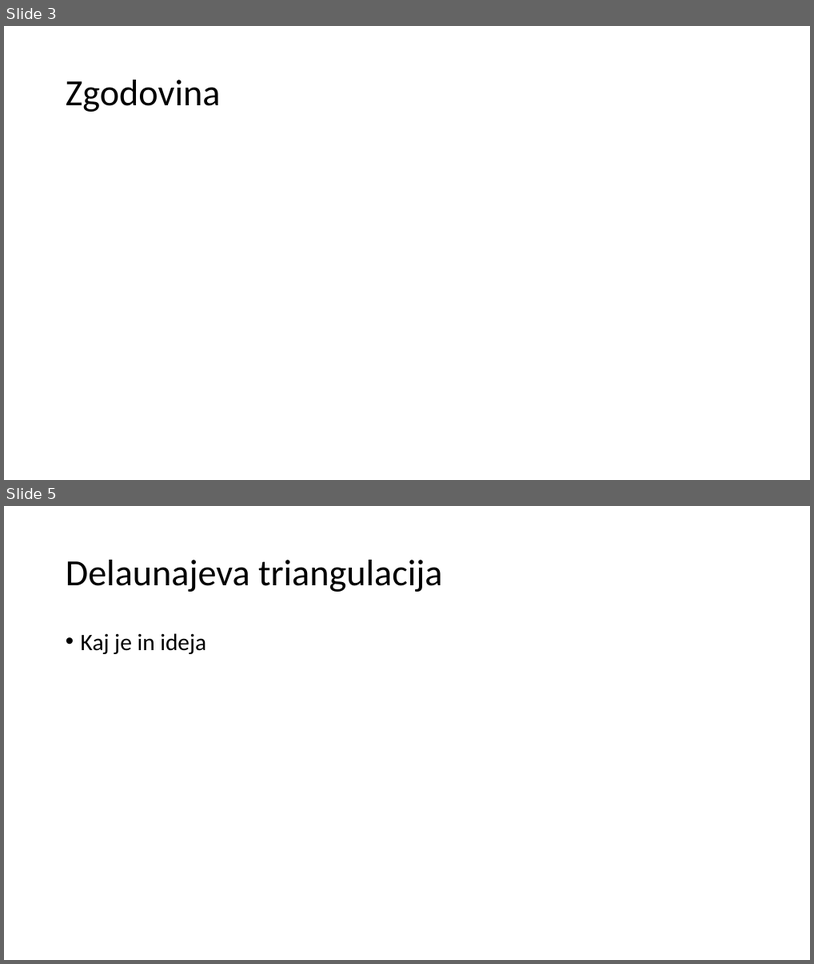
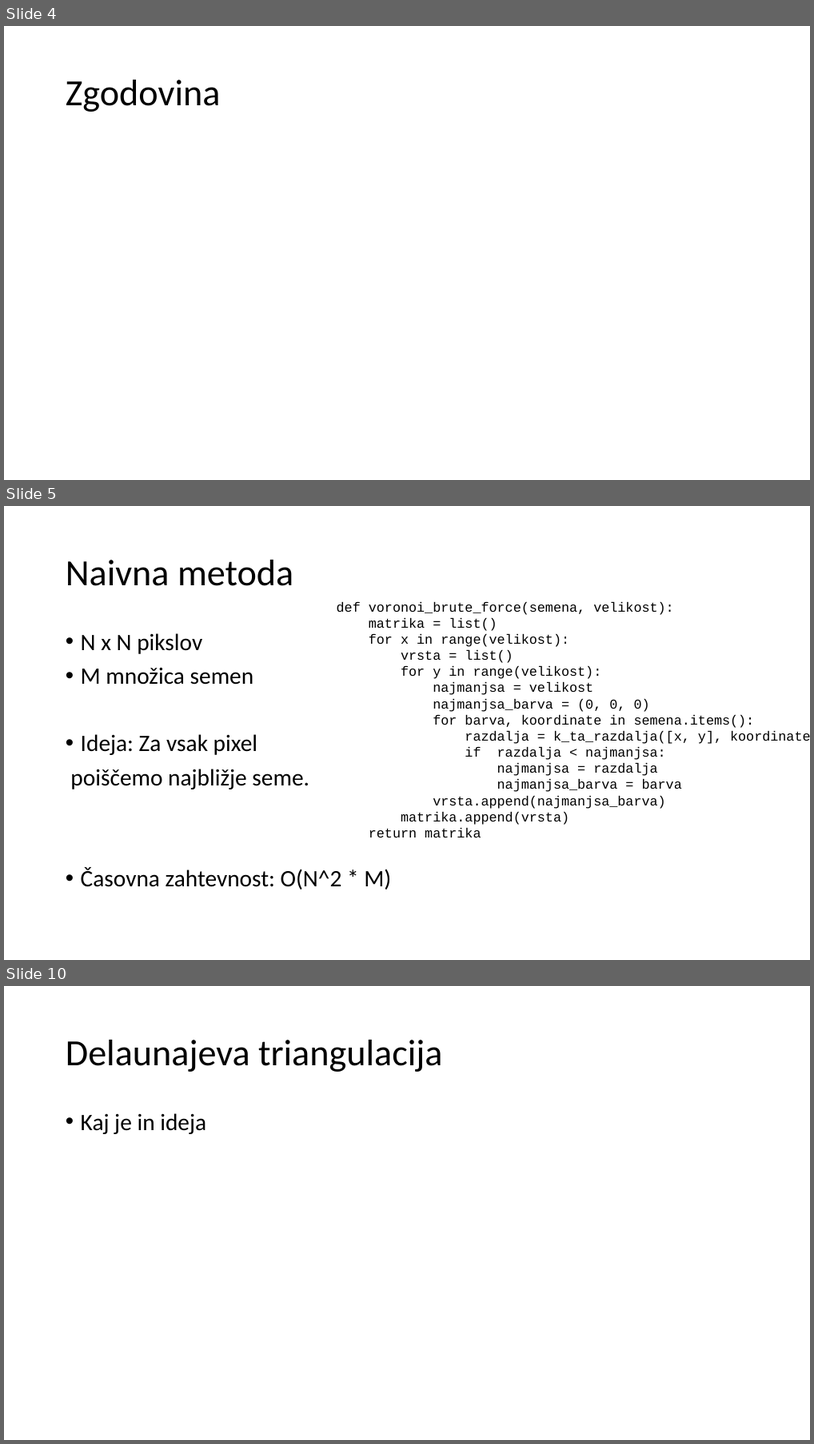
Before and after one commit to 15minutOdmora/voronoi_diagram, a slide deck: predstavitev/Vornoievi_diagrami.pptx. Shown one above the other, each under a label of ours: slides 3 and 5 before the commit, slides 4, 5 and 10 after it; the slides between them are not shown. The pictures are 814x964 and 814x1444 pixels, drawn with LibreOffice and Linux fonts; fonts in the diff are those of the drawing. Boxes give left, top, right and bottom in pixels: in the first picture for what was removed or moved away, otherwise in the second. Text is boxed around its words. In the diff, an @@ line names an element or a change of style, - is before the commit and + after.

```diff
--- a/predstavitev/Vornoievi_diagrami.pptx
+++ b/predstavitev/Vornoievi_diagrami.pptx
@@ slide 5 added at [4, 506, 810, 960], background #FFFFFF @@
@@ title added at [66, 560, 294, 586], 44 pt, text #000000 @@
+Naivna metoda
@@ text added at [337, 602, 810, 837], 16 pt, text #000000 @@
+def voronoi_brute_force(semena, velikost):
+matrika = list()
+for x in range(velikost):
+vrsta = list()
+for y in range(velikost):
+najmanjsa = velikost
+najmanjsa_barva = (0, 0, 0)
+for barva, koordinate in semena.items():
+razdalja = k_ta_razdalja([x, y], koordinate)
+if razdalja < najmanjsa:
+najmanjsa = razdalja
+najmanjsa_barva = barva
+vrsta.append(najmanjsa_barva)
+matrika.append(vrsta)
+return matrika
@@ text added at [70, 633, 391, 889], 28 pt, text #000000 @@
+• N x N pikslov
+• M množica semen
+• Ideja: Za vsak pixel
+poiščemo najbližje seme.
+• Časovna zahtevnost: O(N^2 * M)
@@ what was slide 3 is now slide 4 @@
@@ what was slide 5 is now slide 10 @@
```
Also in this commit, not shown: 3 slides changed, 5 other slides added, 1 slide removed, 11 other files.
